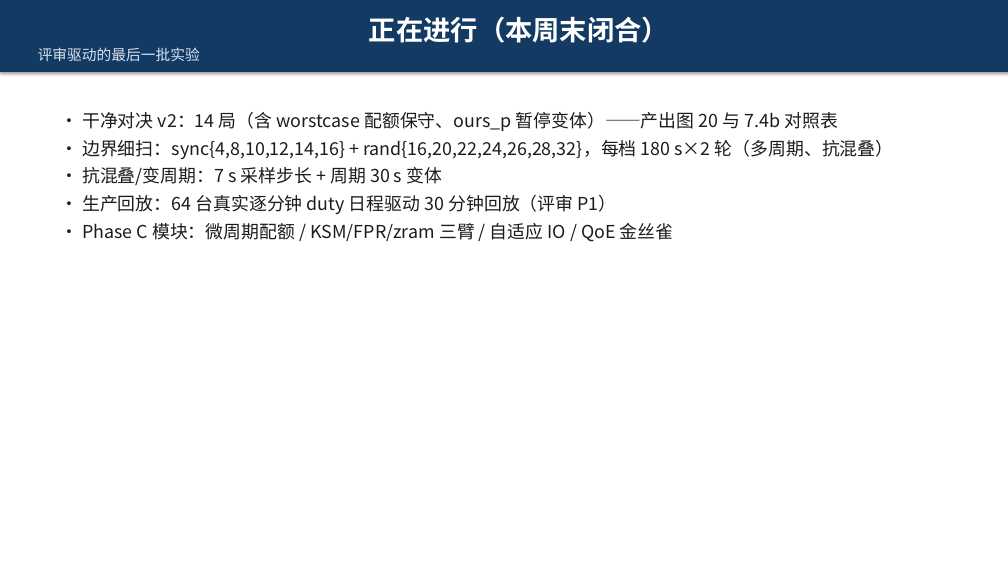
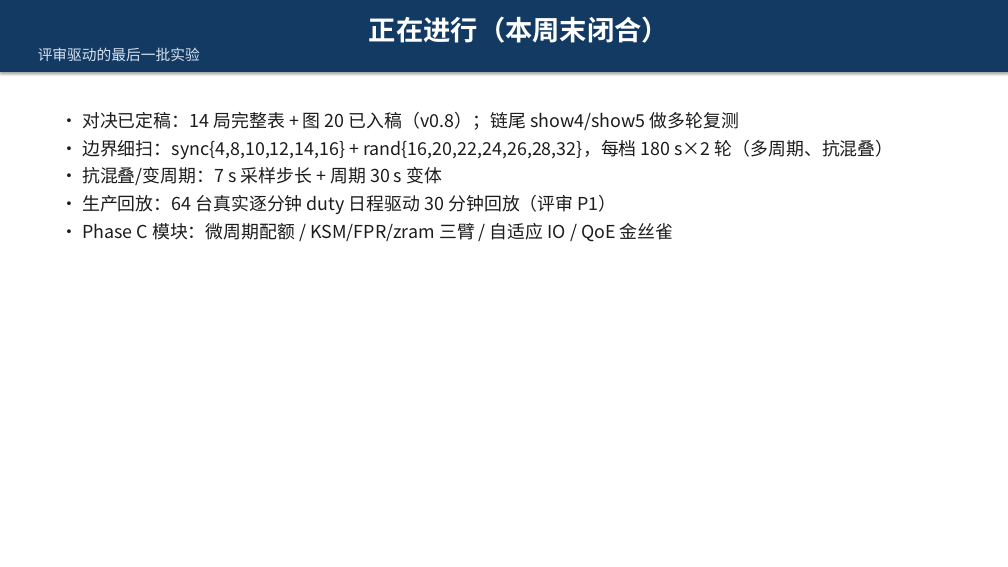
Before and after one commit to 3257085208/Paper, a slide deck: slide 10 of report.pptx. Drawn at 1008x567 pixels with LibreOffice and Linux fonts; fonts in the diff are those of the drawing. Boxes give left, top, right and bottom in pixels: in the first picture for what was removed or moved away, otherwise in the second. Text is boxed around its words. In the diff, an @@ line names an element or a change of style, - is before the commit and + after.

```diff
--- a/report.pptx
+++ b/report.pptx
@@ text at (82,112,739,130): text changed @@
-• 干净对决 v2：14 局（含 worstcase 配额保守、ours_p 暂停变体）——产出图 20 与 7.4b 对照表
+• 对决已定稿：14 局完整表 + 图 20 已入稿（v0.8）；链尾 show4/show5 做多轮复测
```
Also in this commit, not shown: 1 other slide changed.
